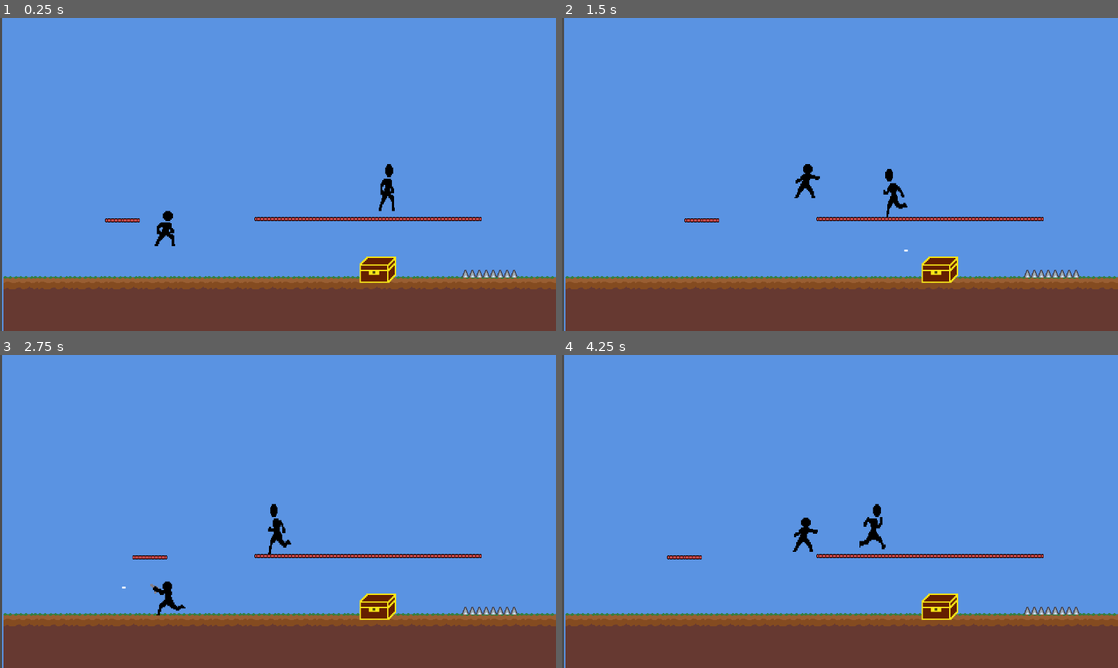
Above: before the commit, frames 1-4 (two rows, left to right).
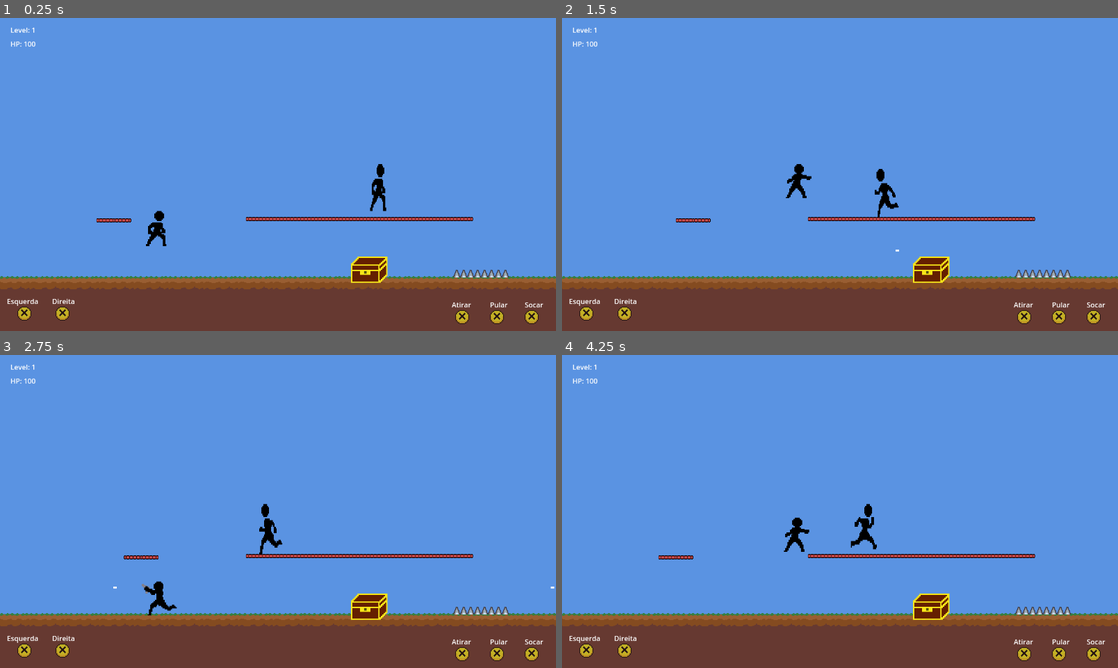
Above: after the commit, the same moments.

Repository: jhonatancunha/godot-game
Game: Godot game, scene res://Levels/level1.tscn
The game is run twice, just before and just after one commit, with the same random seed, the same clock (stepped at 60 frames per second) and the same inputs. This scene is started directly instead of the project's main scene.
Inputs (mouse positions are in pixels of both pictures, inside the frame that each line leads up to):
- Up to frame 1 (0.25 s): no input
- Up to frame 2 (1.5 s): move the mouse to (962, 158) at 0.52 s; hold Right (right) 0.53-1.25 s; tap S (fire) at 0.6 s; click (962, 158) at 0.67 s; tap Space (jump) at 0.77, 1.07 s; tap A (punch) at 0.8 s; drag from (728, 190) to (906, 193) at 1.27 s
- Up to frame 3 (2.75 s): move the mouse to (333, 442) at 2.02 s; hold Left (left) from 2.03 s (still down); tap Space (jump) at 2.1 s; click (333, 442) at 2.17 s; tap S (fire) at 2.3 s
- Up to frame 4 (4.25 s): release Left (left) at 2.75 s; drag from (812, 574) to (1034, 611) at 2.77 s; move the mouse to (1006, 558) at 3.52 s; hold Right (right) from 3.53 s (still down); tap A (punch) at 3.6 s; click (1006, 558) at 3.67 s; tap Space (jump) at 3.77, 3.8, 4.07 s

The runs differ from the first frame. In frame 1, 3.3% of the frame differs, in the area x 0-100%, y 0-100%; in frame 2, 3.3%; in frame 3, 3.4%; in frame 4, 3.4%.

Commit message:
fix: adding gui

Diff:
--- a/Camera2D/camera_2d.gd
+++ b/Camera2D/camera_2d.gd
@@ -8,7 +8,7 @@
 		if tilemap is TileMap:
 			var used = tilemap.get_used_rect()
 
-			limit_left = used.position.x * tilemap.tile_set.tile_size.x
+			limit_left = used.position.x * tilemap.tile_set.tile_size.x + 20
 			limit_right = used.end.x * tilemap.tile_set.tile_size.x
 			limit_bottom = used.end.y * tilemap.tile_set.tile_size.y
 
--- a/Levels/level1.tscn
+++ b/Levels/level1.tscn
@@ -9,6 +9,7 @@
 [ext_resource type="PackedScene" uid="uid://cr07u451dalw0" path="res://Traps/Spike/spike.tscn" id="6_2yeux"]
 [ext_resource type="PackedScene" uid="uid://c8hnlsk5h60yf" path="res://Terrain/MovingPlatform/MovingPlatform.tscn" id="7_ns7om"]
 [ext_resource type="PackedScene" uid="uid://btopemn7cld2t" path="res://ItemBox/item_box.tscn" id="9_27u8p"]
+[ext_resource type="PackedScene" uid="uid://c3ilfe2qoeq7h" path="res://UI/MobileInput/ButtonA.tscn" id="10_cbs0k"]
 
 [sub_resource type="TileSetAtlasSource" id="TileSetAtlasSource_igheu"]
 texture = ExtResource("2_ybt7t")
@@ -131,6 +132,79 @@
 
 [node name="World" type="Node2D"]
 
+[node name="CanvasLayer" type="CanvasLayer" parent="."]
+
+[node name="Buttons" type="Node2D" parent="CanvasLayer"]
+
+[node name="Shot" parent="CanvasLayer/Buttons" instance=ExtResource("10_cbs0k")]
+position = Vector2(1048, 672)
+button_action = "fire"
+
+[node name="AtirarLabel" type="Label" parent="CanvasLayer/Buttons/Shot"]
+offset_left = -8.0
+offset_top = -23.9999
+offset_right = 65.0
+offset_bottom = 2.00006
+text = "Atirar"
+
+[node name="Punch" parent="CanvasLayer/Buttons" instance=ExtResource("10_cbs0k")]
+position = Vector2(1208, 672)
+button_action = "punch"
+
+[node name="SocarLabel" type="Label" parent="CanvasLayer/Buttons/Punch"]
+offset_top = -24.0001
+offset_right = 73.0
+offset_bottom = 1.99994
+text = "Socar"
+
+[node name="Jump" parent="CanvasLayer/Buttons" instance=ExtResource("10_cbs0k")]
+position = Vector2(1128, 672)
+button_action = "jump"
+
+[node name="PularLabel" type="Label" parent="CanvasLayer/Buttons/Jump"]
+offset_top = -23.9999
+offset_right = 73.0
+offset_bottom = 2.00006
+text = "Pular"
+
+[node name="Right" parent="CanvasLayer/Buttons" instance=ExtResource("10_cbs0k")]
+position = Vector2(128, 664)
+button_action = "right"
+
+[node name="DireitaLabel" type="Label" parent="CanvasLayer/Buttons/Right"]
+offset_left = -8.0
+offset_top = -24.0
+offset_right = 45.0
+offset_bottom = 2.0
+text = "Direita"
+
+[node name="Left" parent="CanvasLayer/Buttons" instance=ExtResource("10_cbs0k")]
+position = Vector2(40, 664)
+button_action = "left"
+
+[node name="EsquerdaLabel" type="Label" parent="CanvasLayer/Buttons/Left"]
+offset_left = -24.0
+offset_top = -24.0
+offset_right = 49.0
+offset_bottom = 2.0
+text = "Esquerda"
+
+[node name="GUI" type="Node2D" parent="CanvasLayer"]
+
+[node name="LEVEL" type="Label" parent="CanvasLayer/GUI"]
+offset_left = 24.0
+offset_top = 16.0
+offset_right = 82.0
+offset_bottom = 42.0
+text = "Level: 1"
+
+[node name="HP" type="Label" parent="CanvasLayer/GUI"]
+offset_left = 24.0
+offset_top = 48.0
+offset_right = 82.0
+offset_bottom = 74.0
+text = "HP: 100"
+
 [node name="ParallaxBackground" type="ParallaxBackground" parent="."]
 
 [node name="Sky" type="ParallaxLayer" parent="ParallaxBackground"]
@@ -138,7 +212,8 @@
 motion_mirroring = Vector2(1280, 0)
 
 [node name="Sprite2D" type="Sprite2D" parent="ParallaxBackground/Sky"]
-position = Vector2(5, -1)
+position = Vector2(-8, -8)
+scale = Vector2(2, 1)
 texture = ExtResource("2_fm5hr")
 centered = false
 
--- a/Player/player.gd
+++ b/Player/player.gd
@@ -10,7 +10,7 @@
 
 #FIRE
 @export var bullet_speed: float = 400
-@export var fire_delay: float = 0.10
+@export var fire_delay: float = 0.5
 var _can_fire: bool = true
 @onready var _bullet_res: Resource = preload("res://Bullet/bullet.tscn")
 
--- /dev/null
+++ b/UI/ButtonHint.tscn
@@ -0,0 +1,31 @@
+[gd_scene load_steps=5 format=3 uid="uid://bw6pua78cr0je"]
+
+[ext_resource type="Texture2D" uid="uid://di6pvdxehc1gb" path="res://UI/button_a_64x32.png" id="1_wawfc"]
+
+[sub_resource type="AtlasTexture" id="2"]
+atlas = ExtResource("1_wawfc")
+region = Rect2(0, 0, 32, 32)
+
+[sub_resource type="AtlasTexture" id="3"]
+atlas = ExtResource("1_wawfc")
+region = Rect2(32, 0, 32, 32)
+
+[sub_resource type="SpriteFrames" id="4"]
+animations = [{
+"frames": [{
+"duration": 1.0,
+"texture": SubResource("2")
+}, {
+"duration": 1.0,
+"texture": SubResource("3")
+}],
+"loop": true,
+"name": &"buttonAnimation",
+"speed": 5.0
+}]
+
+[node name="ButtonHint" type="AnimatedSprite2D"]
+z_index = 5
+scale = Vector2(0.5, 0.5)
+sprite_frames = SubResource("4")
+animation = &"buttonAnimation"
--- /dev/null
+++ b/UI/MobileInput/ButtonA.gd
@@ -0,0 +1,19 @@
+class_name ButtonA
+extends Node2D
+
+@export var button_action: String = "action"
+
+func _new_input(action: String, pressed: bool) -> void:
+	var ev: InputEventAction = InputEventAction.new()
+	ev.action = action
+	ev.pressed = pressed
+	Input.parse_input_event(ev)
+
+
+func _on_TouchScreenButton_pressed() -> void:
+	_new_input(button_action, true)
+
+
+func _on_TouchScreenButton_released() -> void:
+	# Precisa tirar o acesso ao botão enquanto inventário estiver aberto
+	_new_input(button_action, false)
--- /dev/null
+++ b/UI/MobileInput/ButtonA.tscn
@@ -0,0 +1,16 @@
+[gd_scene load_steps=4 format=3 uid="uid://c3ilfe2qoeq7h"]
+
+[ext_resource type="Texture2D" uid="uid://bjglsy3ewuln" path="res://UI/MobileInput/Textures/button_a_normal.png" id="1"]
+[ext_resource type="Texture2D" uid="uid://mj0i3tgqt062" path="res://UI/MobileInput/Textures/button_a_pressed.png" id="2"]
+[ext_resource type="Script" path="res://UI/MobileInput/ButtonA.gd" id="3"]
+
+[node name="ButtonA" type="Node2D"]
+script = ExtResource("3")
+
+[node name="TouchScreenButton" type="TouchScreenButton" parent="."]
+modulate = Color(1, 1, 1, 0.627451)
+texture_normal = ExtResource("1")
+texture_pressed = ExtResource("2")
+
+[connection signal="pressed" from="TouchScreenButton" to="." method="_on_TouchScreenButton_pressed"]
+[connection signal="released" from="TouchScreenButton" to="." method="_on_TouchScreenButton_released"]
--- /dev/null
+++ b/UI/MobileInput/Joystick.gd
@@ -0,0 +1,140 @@
+# Simulate touch events with mouse:
+#
+# Project Settings
+#    Input Devices
+#       Pointing:
+#          Generate touch from mouse: ON
+
+class_name VirtualJoystick
+extends TouchScreenButton
+
+enum HAlign {LEFT, RIGHT}
+enum VAlign {TOP, BOTTOM}
+
+@export var action_right: String = "ui_right"
+@export var action_left:  String = "ui_left"
+@export var action_up:    String = "ui_up"
+@export var action_down:  String = "ui_down"
+@export var hanchor: HAlign
+@export var vanchor: VAlign
+
+@onready var _base: TouchScreenButton = self
+@onready var _point: Sprite2D = $JoystickPoint
+
+var _radius: Vector2
+var _input_vector: Vector2 = Vector2.ZERO
+var _active: bool = false
+var _touch_id: int = -1
+var _pos_offset: Vector2
+
+
+func _ready() -> void:
+	if OS.has_feature("mobile"):
+		set_visible(true)
+	_radius.x = _base.shape.radius * _base.scale.x
+	_radius.y = _base.shape.radius * _base.scale.y
+	_point.visible = true
+
+	_get_anchored_position_offset()
+	_on_vierport_size_changed()
+
+	get_tree().root.size_changed.connect(_on_vierport_size_changed)
+
+
+func _get_anchored_position_offset():
+	var original_size: Vector2 = Vector2(
+		ProjectSettings.get("display/window/size/viewport_width"),
+		ProjectSettings.get("display/window/size/viewport_height"))
+
+	_pos_offset = get_global_position()
+	if hanchor == HAlign.RIGHT:
+		_pos_offset.x -= original_size.x
+	if vanchor == VAlign.BOTTOM:
+		_pos_offset.y -= original_size.y
+
+
+func _on_vierport_size_changed():
+	var new_pos: Vector2 = _pos_offset
+	if hanchor == HAlign.RIGHT:
+		new_pos.x += get_viewport_rect().size.x
+	if vanchor == VAlign.BOTTOM:
+		new_pos.y += get_viewport_rect().size.y
+
+	set_global_position(new_pos)
+
+
+func _inside_joystick(pos: Vector2) -> bool:
+	return pos.distance_to(_radius + _base.global_position) <= _radius.x
+
+
+func _input(event: InputEvent) -> void:
+	# when the first touch is made, we store the index
+	if event is InputEventScreenTouch and _inside_joystick(event.position) and _touch_id == -1:
+		_touch_id = event.index
+
+	if (event is InputEventScreenTouch and _touch_id != -1) or event is InputEventScreenDrag:
+		if event.index != _touch_id:
+			return
+
+		if _base.is_pressed():
+			_input_vector = _calculate_move_vector(event.position)
+			_active = true
+			_point.global_position = event.position
+			_point.visible = true
+			_generate_input_events()
+
+			# the point cannot move beyond the joystick radius
+			if not _inside_joystick(event.position):
+				_point.global_position = _input_vector * _radius + _radius + _base.global_position
+
+
+	if event is InputEventScreenTouch:
+		if event.index != _touch_id:
+			return
+
+		if not event.pressed:
+			_active = false
+			_input_vector = Vector2.ZERO
+			_point.visible = false
+			_touch_id = -1
+			_generate_input_events()
+
+
+func _new_input(_action: String, strength: float) -> void:
+	var ev: InputEventAction = InputEventAction.new()
+	ev.action = _action
+	ev.strength = strength
+	ev.pressed = true
+	Input.parse_input_event(ev)
+
+
+func _generate_input_events() -> void:
+	var strength: float = 0
+
+	strength = _input_vector.x if _input_vector.x >= 0 else 0.0
+	_new_input(action_right, strength)
+
+	strength = -_input_vector.x if _input_vector.x < 0 else 0.0
+	_new_input(action_left, strength)
+
+	strength = -_input_vector.y if _input_vector.y < 0 else 0.0
+	_new_input(action_up, strength)
+
+	strength = _input_vector.y if _input_vector.y >= 0 else 0.0
+	_new_input(action_down, strength)
+
+
+#func _process(delta: float) -> void:
+#	if _active:
+#		_generate_input_events()
+#		emit_signal("on_stick_moved", move_vector)
+
+
+func _calculate_move_vector(event_position) -> Vector2:
+	var texture_center = _base.global_position + _radius
+	return (event_position - texture_center).normalized()
+
+
+# external access method
+func get_input_vector() -> Vector2:
+	return _input_vector
--- /dev/null
+++ b/UI/MobileInput/Joystick.tscn
@@ -0,0 +1,20 @@
+[gd_scene load_steps=5 format=3 uid="uid://dxfmjk3a1rfvo"]
+
+[ext_resource type="Texture2D" uid="uid://c11rjmcryh5jy" path="res://UI/MobileInput/Textures/base.png" id="1_ygscl"]
+[ext_resource type="Texture2D" uid="uid://w4oq668axgry" path="res://UI/MobileInput/Textures/stick.png" id="2_e6wgu"]
+[ext_resource type="Script" path="res://UI/MobileInput/Joystick.gd" id="2_uulxx"]
+
+[sub_resource type="CircleShape2D" id="CircleShape2D_wwqh1"]
+radius = 64.0
+
+[node name="JoystickBase" type="TouchScreenButton"]
+modulate = Color(1, 1, 1, 0.313726)
+scale = Vector2(1.5, 1.5)
+texture_normal = ExtResource("1_ygscl")
+shape = SubResource("CircleShape2D_wwqh1")
+script = ExtResource("2_uulxx")
+
+[node name="JoystickPoint" type="Sprite2D" parent="."]
+position = Vector2(64, 64)
+scale = Vector2(0.75, 0.75)
+texture = ExtResource("2_e6wgu")
Not shown: 1 places in Levels/level1.tscn that only renumber resources
Binary file added: UI/MobileInput/Textures/base.png
Not shown, added: UI/MobileInput/Textures/base.png.import
Binary file added: UI/MobileInput/Textures/botao.png
Not shown, added: UI/MobileInput/Textures/botao.png.import
Binary file added: UI/MobileInput/Textures/button_a_normal.png
Not shown, added: UI/MobileInput/Textures/button_a_normal.png.import
Binary file added: UI/MobileInput/Textures/button_a_pressed.png
Not shown, added: UI/MobileInput/Textures/button_a_pressed.png.import
Binary file added: UI/MobileInput/Textures/stick.png
Not shown, added: UI/MobileInput/Textures/stick.png.import
Binary file added: UI/button_a_64x32.png
(and 1 more such lines)
